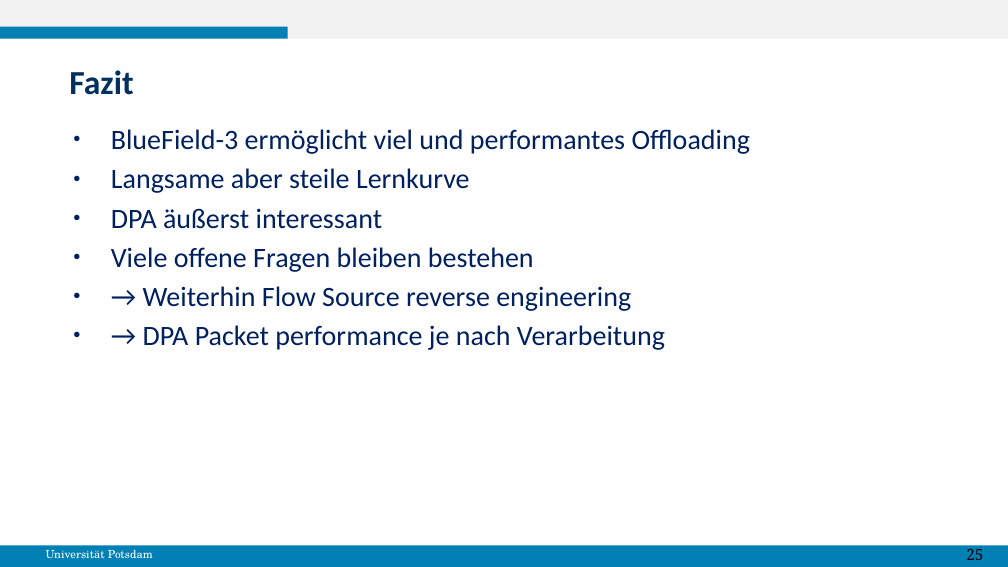
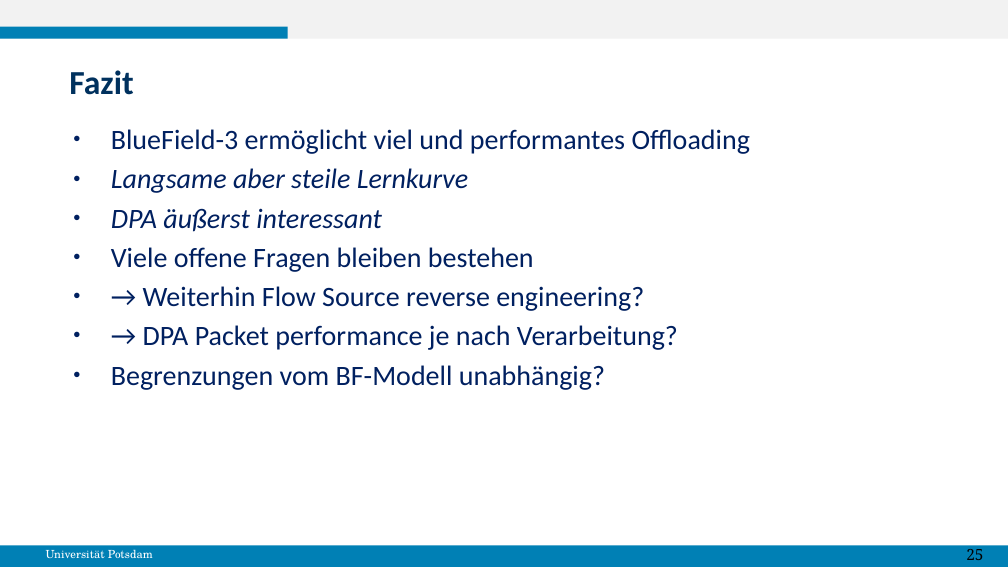
Before and after one commit to gespel/XenoFlow, a slide deck: slide 27 of docs/MasterPraktikumBericht.odp. Drawn at 1008x567 pixels with LibreOffice and Linux fonts; fonts in the diff are those of the drawing. Boxes give left, top, right and bottom in pixels: in the first picture for what was removed or moved away, otherwise in the second. Text is boxed around its words. In the diff, an @@ line names an element or a change of style, - is before the commit and + after.

```diff
--- a/docs/MasterPraktikumBericht.odp
+++ b/docs/MasterPraktikumBericht.odp
@@ text at box(111, 168, 468, 232): italic on in "Langsame aber steile Lernkurve", "DPA äußerst interessant" @@
@@ text at box(111, 286, 678, 390): text changed @@
-● → Weiterhin Flow Source reverse engineering
-● → DPA Packet performance je nach Verarbeitung
+● → Weiterhin Flow Source reverse engineering?
+● → DPA Packet performance je nach Verarbeitung?
+● Begrenzungen vom BF-Modell unabhängig?
```
Also in this commit, not shown: 6 other slides changed.
